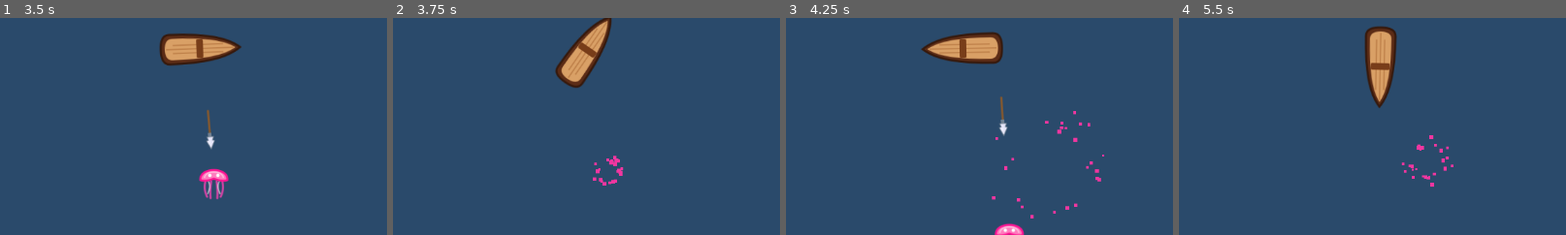
Above: before the commit, frames 1-4 (left to right).
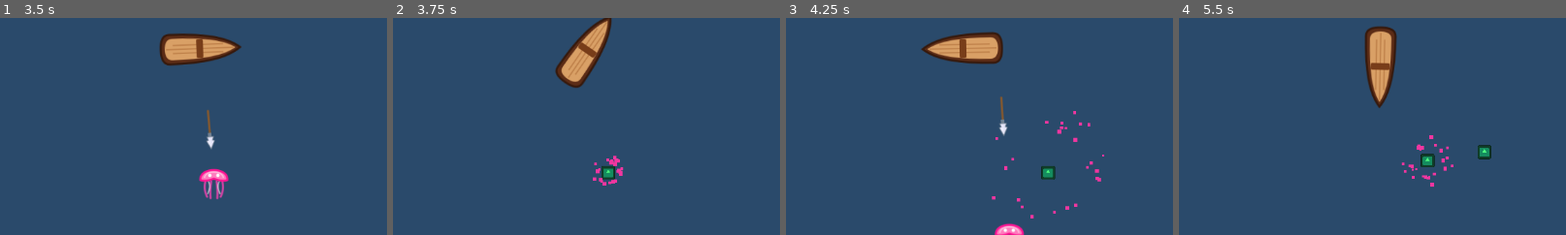
Above: after the commit, the same moments.

Repository: stap1/SCIM
Game: Godot game, scene res://scenes/Main.tscn
The game is run twice, just before and just after one commit, with the same random seed, the same clock (stepped at 60 frames per second) and the same inputs. The engine's default icon, where the game draws it, is replaced by a stand-in: a white triangle on a blue panel in a dark square.
Inputs (mouse positions are % of the whole screen's width and height, from its top left):
- Up to frame 1 (3.5 s): tap Enter at 0.5 s; move the mouse to (72, 45) at 0.52 s; hold Right 0.53-1.25 s; hold Shift 0.53-1.25 s; click (72, 45) at 0.67 s; drag from (30, 55) to (53, 50) at 1.27 s; move the mouse to (60, 28) at 2.02 s; hold Right 2.03-2.75 s; tap Ctrl at 2.1 s; drag from (45, 70) to (20, 35) at 2.77 s
- Up to frame 2 (3.75 s): move the mouse to (80, 65) at 3.52 s; hold Left from 3.53 s (still down); tap Alt at 3.6 s
- Up to frame 3 (4.25 s): keep holding Left
- Up to frame 4 (5.5 s): release Left at 4.25 s; drag from (20, 35) to (35, 25) at 4.27 s; move the mouse to (55, 50) at 5.02 s; hold Down from 5.03 s (still down); hold Shift from 5.03 s (still down); click (55, 50) at 5.17 s
The pictures show only the part of the screen within x 24-74%, y 43-93%; the shares and areas given below are measured in that part.

Frame 1 is identical in both runs. In frame 2, 0.2% of the frame differs, in the area x 53-58%, y 68-75%; in frame 3, 0.2%; in frame 4, 0.5%, in the area x 62-81%, y 58-69%.

Commit message:
Krok 12: XP orby z magnesem + add_xp w GameState
- game_state.gd: sygnal xp_changed(new_xp) i func add_xp(amount)
  (zwieksza xp i emituje xp_changed); xp_to_next juz istnial
- xp_orb.gd + xp_orb.tscn (nowe): Area2D z magnesem - w zasiegu magnet_range
  leci ku graczowi z magnet_speed; zbierany przy kontakcie (body_entered, mask=1)
  lub w promieniu pickup_radius -> GameState.add_xp(xp_value) + queue_free.
  Guard is_collected zapobiega podwojnemu zbieraniu. Czysta should_magnetize()
- enemy_spawner.gd: na sygnal died spawnuje XpOrb w pozycji smierci
  (obok DeathBurst), do current_scene
- test/test_xp_orb.gd: should_magnetize, add_xp(3)+xp_changed,
  orb zbierany dokladnie raz (guard)

49/49 testow GUT zielonych. Smoke-run bez bledow skryptow.

Co-Authored-By: Claude Opus 4.8 <noreply@anthropic.com>

Diff:
--- /dev/null
+++ b/scenes/xp_orb.tscn
@@ -0,0 +1,20 @@
+[gd_scene load_steps=4 format=3]
+
+[ext_resource type="Script" path="res://scripts/systems/xp_orb.gd" id="1_xp"]
+[ext_resource type="Texture2D" path="res://icon.svg" id="2_tex"]
+
+[sub_resource type="CircleShape2D" id="CircleShape2D_orb"]
+radius = 10.0
+
+[node name="XpOrb" type="Area2D"]
+collision_layer = 0
+collision_mask = 1
+script = ExtResource("1_xp")
+
+[node name="Sprite2D" type="Sprite2D" parent="."]
+scale = Vector2(0.16, 0.16)
+modulate = Color(0.3, 1, 0.5, 1)
+texture = ExtResource("2_tex")
+
+[node name="CollisionShape2D" type="CollisionShape2D" parent="."]
+shape = SubResource("CircleShape2D_orb")
--- a/scripts/globals/game_state.gd
+++ b/scripts/globals/game_state.gd
@@ -7,6 +7,7 @@
 signal health_changed(new_health: float)
 signal score_changed(new_score: int)
 signal time_changed(new_time: float)
+signal xp_changed(new_xp: int)
 signal level_up(new_level: int)
 # Emitowany DOKLADNIE RAZ, gdy gra sie konczy (guard w trigger_game_over).
 signal game_over
@@ -55,6 +56,10 @@
 	score += amount
 	score_changed.emit(score)
 
+func add_xp(amount: int) -> void:
+	xp += amount
+	xp_changed.emit(xp)
+
 func take_damage(amount: float) -> void:
 	health = maxf(0.0, health - amount)
 	health_changed.emit(health)
--- a/scripts/systems/enemy_spawner.gd
+++ b/scripts/systems/enemy_spawner.gd
@@ -8,6 +8,7 @@
 
 const EnemyScene := preload("res://scenes/enemies/enemy.tscn")
 const DeathBurstScene := preload("res://scenes/death_burst.tscn")
+const XpOrbScene := preload("res://scenes/xp_orb.tscn")
 
 var _timer: Timer
 
@@ -46,6 +47,10 @@
 	get_parent().add_child(burst)
 	burst.global_position = pos
 
+	var orb := XpOrbScene.instantiate()
+	get_parent().add_child(orb)
+	orb.global_position = pos
+
 # Czysta funkcja (bez zaleznosci od drzewa): pozycja tuz poza prostokatem widoku.
 # edge: 0=gora, 1=prawo, 2=dol, 3=lewo. Zawsze zwraca punkt poza [0, viewport_size].
 static func spawn_position_for_edge(edge: int, viewport_size: Vector2) -> Vector2:
--- /dev/null
+++ b/scripts/systems/xp_orb.gd
@@ -0,0 +1,50 @@
+extends Area2D
+
+# Orb XP wypadajacy z wroga. W zasiegu magnesu leci ku graczowi; przy kontakcie
+# lub w promieniu pickup_radius zostaje zebrany (raz - guard is_collected).
+
+@export var xp_value: int = 1
+@export var pickup_radius: float = 30.0
+@export var magnet_speed: float = 250.0
+@export var magnet_range: float = 120.0
+
+var is_collected: bool = false
+var _player: Node2D = null
+
+func _ready() -> void:
+	# Orb (mask=1) wykrywa cialo gracza (layer 1) i zbiera sie przy kontakcie.
+	body_entered.connect(_on_body_entered)
+
+func _physics_process(delta: float) -> void:
+	if is_collected:
+		return
+	if GameState.is_paused or GameState.is_game_over:
+		return
+
+	if _player == null or not is_instance_valid(_player):
+		_player = get_tree().get_first_node_in_group("player")
+	if _player == null:
+		return
+
+	var dist := global_position.distance_to(_player.global_position)
+	if dist < pickup_radius:
+		_collect()
+		return
+	if should_magnetize(dist, magnet_range):
+		var dir := (_player.global_position - global_position).normalized()
+		global_position += dir * magnet_speed * delta
+
+func _on_body_entered(body: Node2D) -> void:
+	if body.is_in_group("player"):
+		_collect()
+
+func _collect() -> void:
+	if is_collected:
+		return
+	is_collected = true
+	GameState.add_xp(xp_value)
+	queue_free()
+
+# Czysta funkcja: czy orb powinien leciec ku graczowi.
+static func should_magnetize(distance: float, magnet_range_value: float) -> bool:
+	return distance < magnet_range_value
--- /dev/null
+++ b/test/test_xp_orb.gd
@@ -0,0 +1,31 @@
+extends GutTest
+
+# KROK 12 (Prompt 12): XP orb - magnes, zbieranie z guardem, add_xp.
+
+const XpOrbScene := preload("res://scenes/xp_orb.tscn")
+const XpOrbScript := preload("res://scripts/systems/xp_orb.gd")
+
+func before_each() -> void:
+	GameState.reset()
+
+func test_should_magnetize() -> void:
+	assert_true(XpOrbScript.should_magnetize(50.0, 120.0), "distance 50 < range 120 -> true")
+	assert_false(XpOrbScript.should_magnetize(150.0, 120.0), "distance 150 >= range 120 -> false")
+
+func test_add_xp_increases_and_emits() -> void:
+	watch_signals(GameState)
+	var before: int = GameState.xp
+	GameState.add_xp(3)
+	assert_eq(GameState.xp, before + 3, "add_xp(3) zwieksza xp o 3")
+	assert_signal_emitted(GameState, "xp_changed", "add_xp emituje xp_changed")
+
+func test_orb_collects_only_once() -> void:
+	var orb = XpOrbScene.instantiate()
+	add_child_autofree(orb)
+	await wait_physics_frames(1)
+	var before: int = GameState.xp
+	var ov: int = orb.xp_value
+	orb._collect()
+	orb._collect() # drugie wywolanie - guard is_collected blokuje
+	assert_eq(GameState.xp, before + ov, "orb dodaje xp dokladnie raz (guard is_collected)")
+	await wait_physics_frames(1)
Not shown, added: scripts/systems/xp_orb.gd.uid
Not shown, added: test/test_xp_orb.gd.uid
